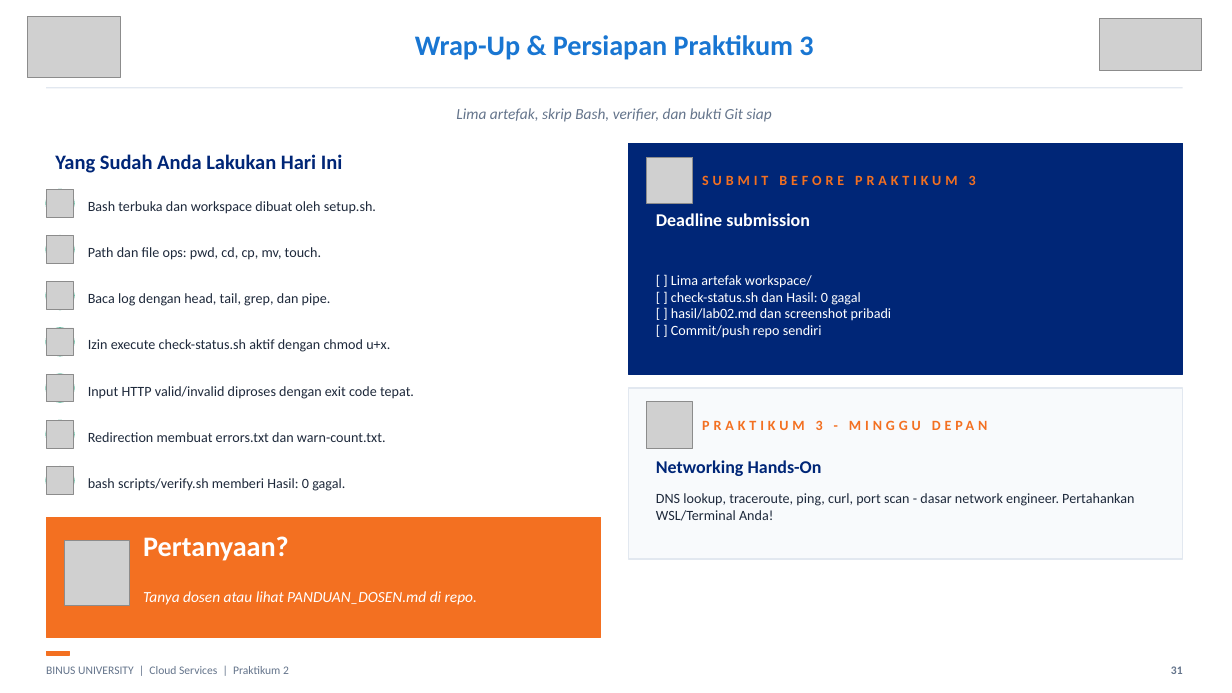
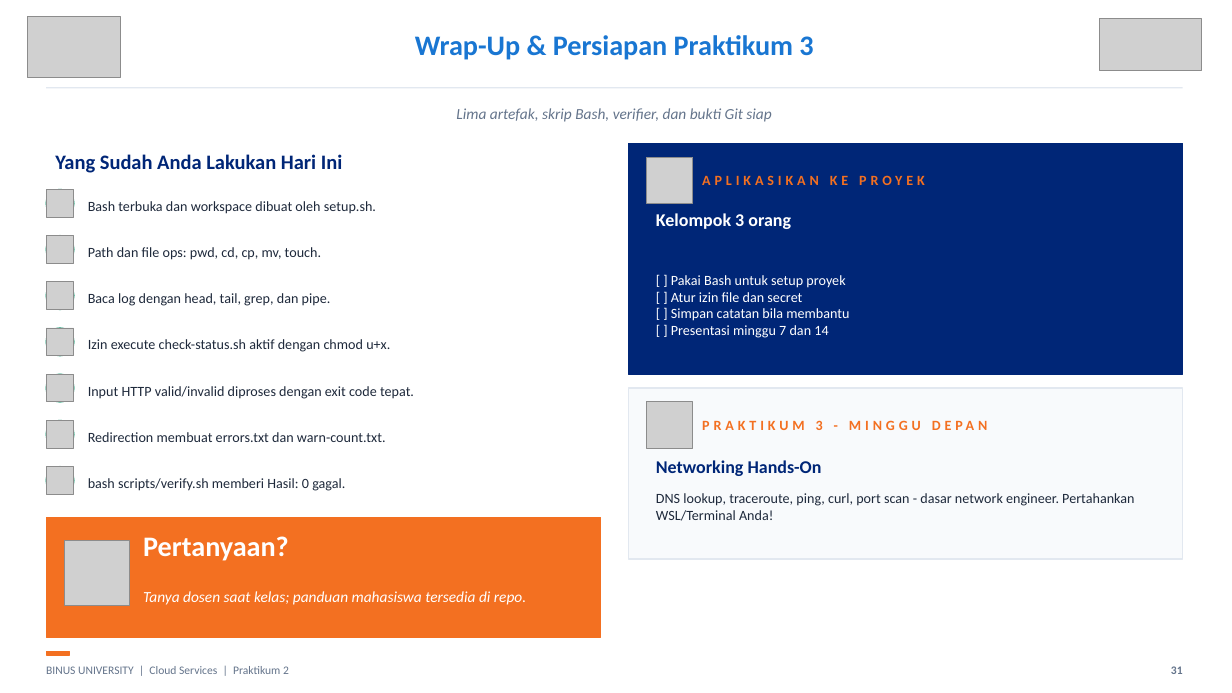
Before and after one commit to SeedFlora/meet2CloudService, a slide deck: slide 31 of slides/LAB02_Linux_Hands_On_Final.pptx. Drawn at 1232x693 pixels with LibreOffice and Linux fonts; fonts in the diff are those of the drawing; grey boxes stand for pictures. Boxes give left, top, right and bottom in pixels: in the first picture for what was removed or moved away, otherwise in the second. Text is boxed around its words. In the diff, an @@ line names an element or a change of style, - is before the commit and + after.

```diff
--- a/slides/LAB02_Linux_Hands_On_Final.pptx
+++ b/slides/LAB02_Linux_Hands_On_Final.pptx
@@ text at (702, 175, 925, 185): text changed @@
-SUBMIT BEFORE PRAKTIKUM 3
+APLIKASIKAN KE PROYEK
@@ text at (656, 213, 791, 229): text changed @@
-Deadline submission
+Kelompok 3 orang
@@ text at (671, 275, 849, 338): text changed @@
-[ ] Lima artefak workspace/
-[ ] check-status.sh dan Hasil: 0 gagal
-[ ] hasil/lab02.md dan screenshot pribadi
-[ ] Commit/push repo sendiri
+[ ] Pakai Bash untuk setup proyek
+[ ] Atur izin file dan secret
+[ ] Simpan catatan bila membantu
+[ ] Presentasi minggu 7 dan 14
@@ text at (143, 591, 526, 605): text changed @@
-Tanya dosen atau lihat PANDUAN_DOSEN.md di repo.
+Tanya dosen saat kelas; panduan mahasiswa tersedia di repo.
```
Also in this commit, not shown: 5 other slides changed, 8 other files.
